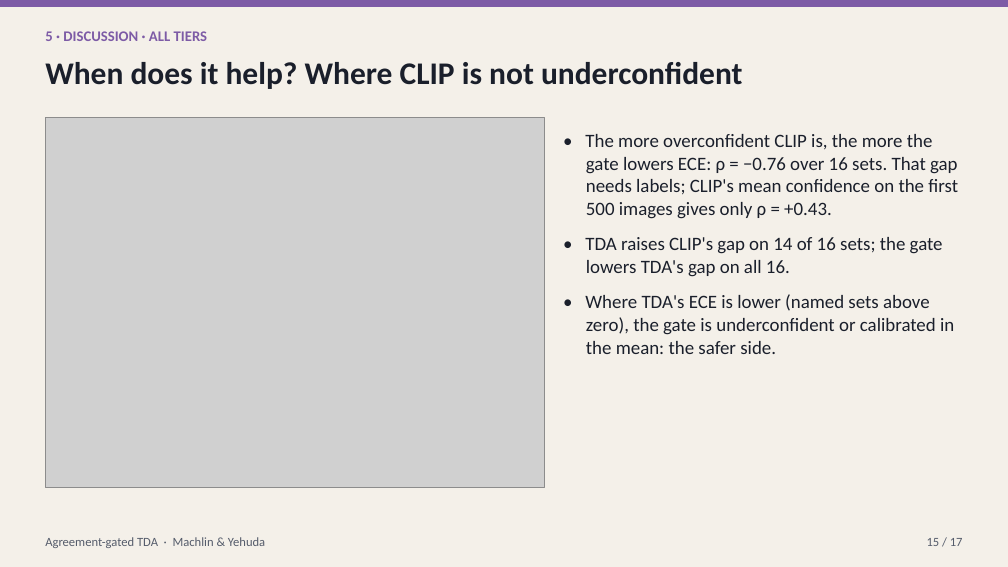
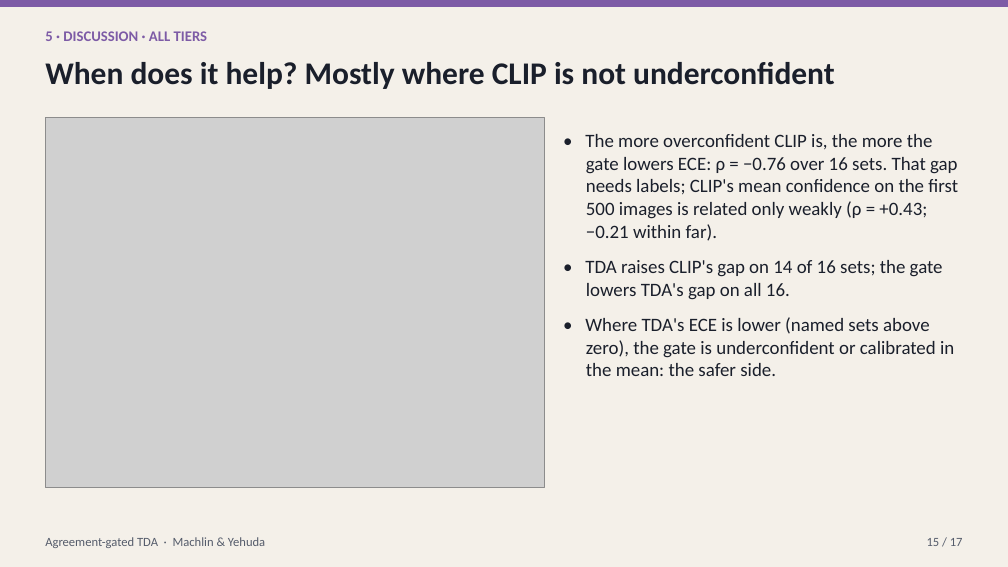
Before and after one commit to macwave12/deep_project_calibration_aware_tta, a slide deck: slide 15 of presentation/calibration_aware_tta.pptx. Drawn at 1008x567 pixels with LibreOffice and Linux fonts; fonts in the diff are those of the drawing; grey boxes stand for pictures. Boxes give left, top, right and bottom in pixels: in the first picture for what was removed or moved away, otherwise in the second. Text is boxed around its words. In the diff, an @@ line names an element or a change of style, - is before the commit and + after.

```diff
--- a/presentation/calibration_aware_tta.pptx
+++ b/presentation/calibration_aware_tta.pptx
@@ text at (45, 62, 835, 89): text changed @@
-When does it help? Where CLIP is not underconfident
+When does it help? Mostly where CLIP is not underconfident
@@ text at (585, 134, 958, 241): text changed @@
-• The more overconfident CLIP is, the more the gate lowers ECE: ρ = −0.76 over 16 sets. That gap needs labels; CLIP's mean confidence on the first 500 images gives only ρ = +0.43.
+• The more overconfident CLIP is, the more the gate lowers ECE: ρ = −0.76 over 16 sets. That gap needs labels; CLIP's mean confidence on the first 500 images is related only weakly (ρ = +0.43; −0.21 within far).
```
Also in this commit, not shown: 13 other slides changed, 21 other files.
